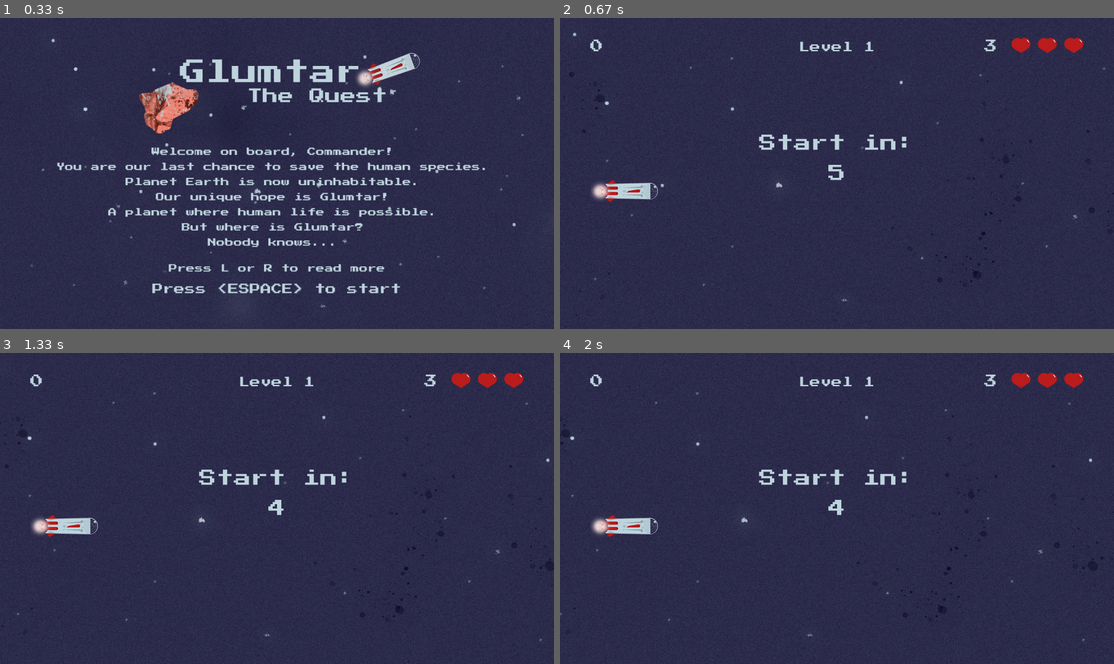
Above: before the commit, frames 1-4 (two rows, left to right).
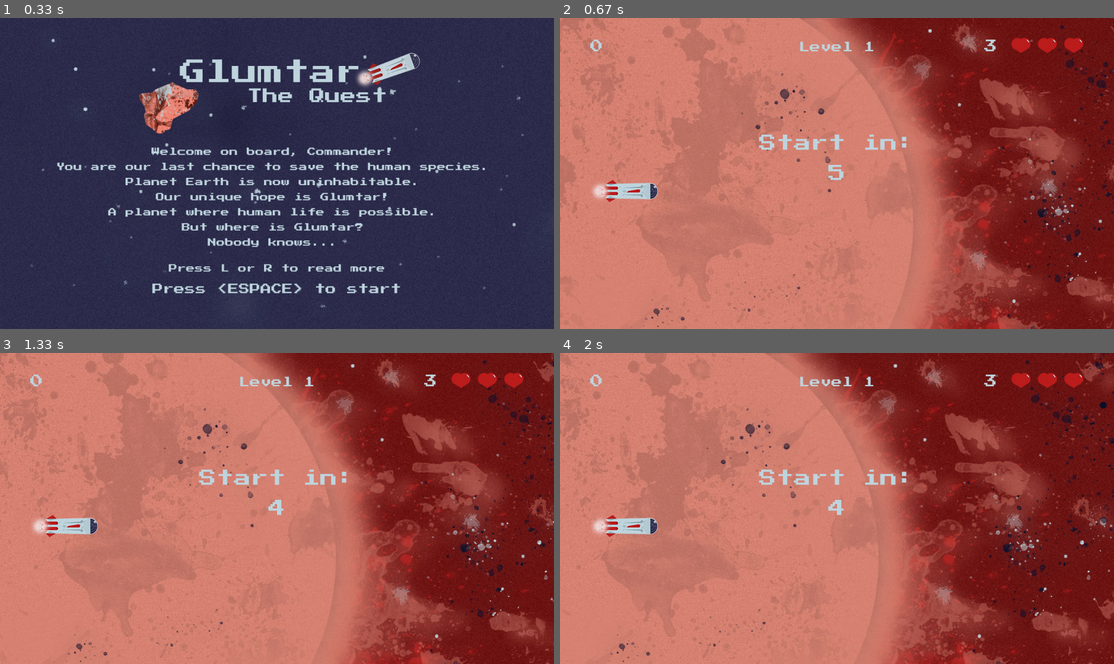
Above: after the commit, the same moments.

Repository: AdrianFSN/proyecto-final-pygame-quest
Game: pygame game, started from main.py
The game is run twice, just before and just after one commit, with the same random seed, the same clock (stepped at 60 frames per second) and the same inputs.
Inputs:
- Up to frame 1 (0.33 s): no input
- Up to frame 2 (0.67 s): tap Space at 0.33 s
- Up to frame 3 (1.33 s): no input
- Up to frame 4 (2 s): no input

Frame 1 is identical in both runs. In frame 2, 99% of the frame differs, in the area x 0-100%, y 0-100%; in frame 3, 99%; in frame 4, 99%.

Commit message:
Feat: los fondos para el nivel 2 están listos y funcionan

Diff:
--- a/glumtar/scenes.py
+++ b/glumtar/scenes.py
@@ -126,7 +126,7 @@
     def __init__(self, screen, player, scoreboard, livescounter):
         super().__init__(screen)
         bg_route = os.path.join('glumtar', 'resources',
-                                'images', 'BG_level1.jpg')
+                                'images', 'BG_level2.jpg')
         self.background = pygame.image.load(bg_route)
         self.background_posX = 0
         self.background_posY = 0
@@ -335,12 +335,13 @@
     def __init__(self, screen, player, scoreboard, livescounter):
         super().__init__(screen)
         self.available_bg = []
-        self.bg_A_controller = 0
-        self.bg_B_controller = 1
-        for bg in range(1, 3):
+        self.bg_A_controller = 2
+        self.bg_B_controller = 3
+        for bg in range(1, 5):
             self.bg_resolve_route = os.path.join(
                 'glumtar', 'resources', 'images', f'BG_planet{bg}.jpg')
             self.available_bg.append(self.bg_resolve_route)
+            print(f'Estos son los fondos disponibles {self.available_bg}')
 
         self.background_A = pygame.image.load(
             self.available_bg[self.bg_A_controller])
Binary file added: glumtar/resources/images/BG_level2.jpg
Binary file added: glumtar/resources/images/BG_planet3.jpg
Binary file added: glumtar/resources/images/BG_planet4.jpg
